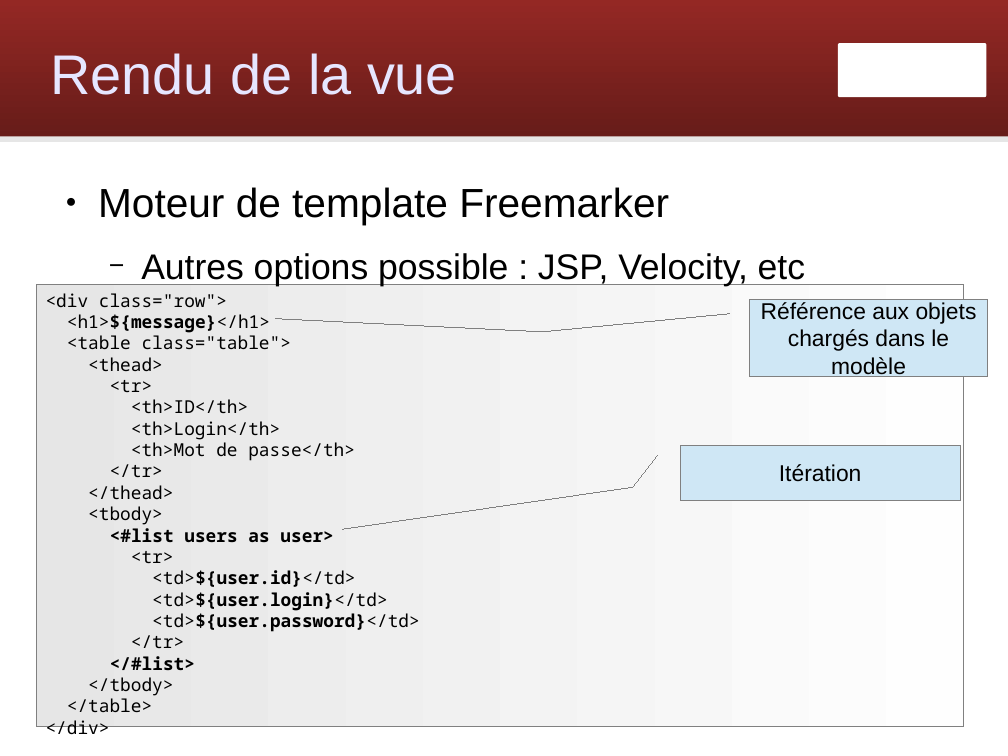
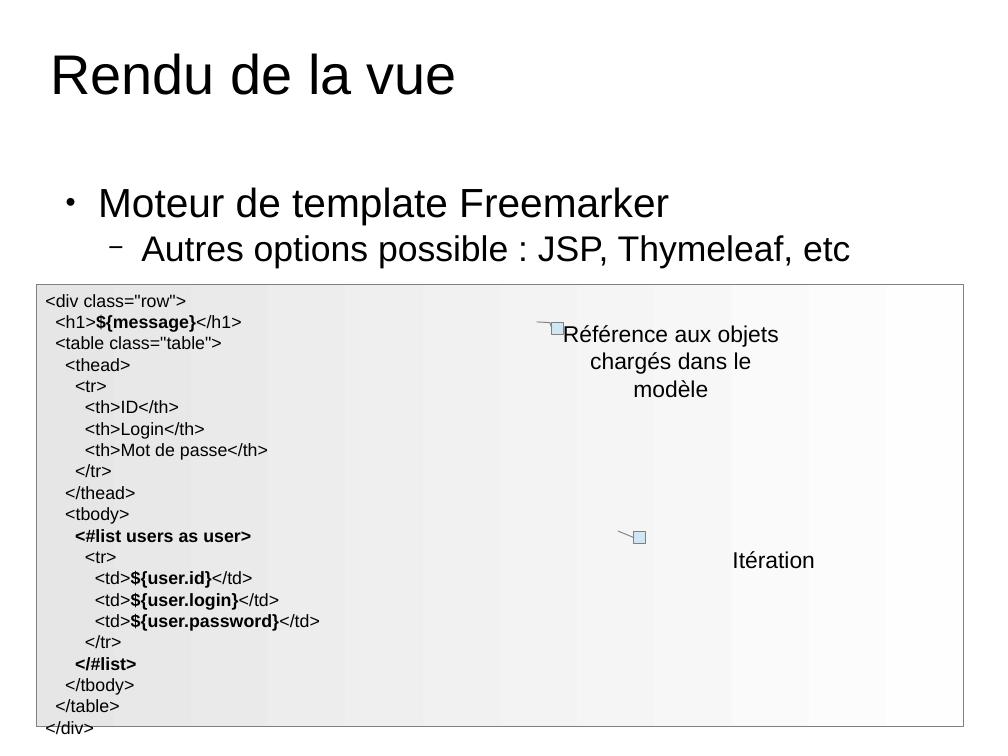
Before and after one commit to Zenika/workshop-spring-core, a slide deck: slide 106 of spring-workshop.odp. Drawn at 1008x756 pixels with LibreOffice and Linux fonts; fonts in the diff are those of the drawing; background and template pictures are left out. Boxes give left, top, right and bottom in pixels: in the first picture for what was removed or moved away, otherwise in the second. Text is boxed around its words. In the diff, an @@ line names an element or a change of style, - is before the commit and + after.

Commit message:
Update theme

```diff
--- a/spring-workshop.odp
+++ b/spring-workshop.odp
@@ rounded rectangle removed at (0,0,1008,137) @@
@@ text "Rendu de la vue" at (50,53,457,95): text colour #E6E6FF to #000000 @@
@@ freeform shape removed at (838,43,986,97) @@
@@ line removed from (0, 139) to (1008, 139) @@
@@ text at (141,235,850,268): text changed @@
-  − Autres options possible : JSP, Velocity, etc
+  − Autres options possible : JSP, Thymeleaf, etc
@@ rectangle "<div class="row">" at (37,285,964,727): font Noto Sans Mono to Arial; outline #808080 0 pt to #808080 0.74 pt @@
@@ border callout removed at (750,299,988,376) @@
-Référence aux objets chargés dans le modèle
@@ freeform shape added at (552,322,790,399), fill #CFE7F5, outline #808080 0.74 pt, 18 pt, text #000000 @@
+Référence aux objets chargés dans le modèle
@@ border callout removed at (681,445,960,500) @@
-Itération
@@ freeform shape added at (634,531,914,586), fill #CFE7F5, outline #808080 0.74 pt, 18 pt, text #000000 @@
+Itération
```
Also in this commit, not shown: 106 other slides changed.
